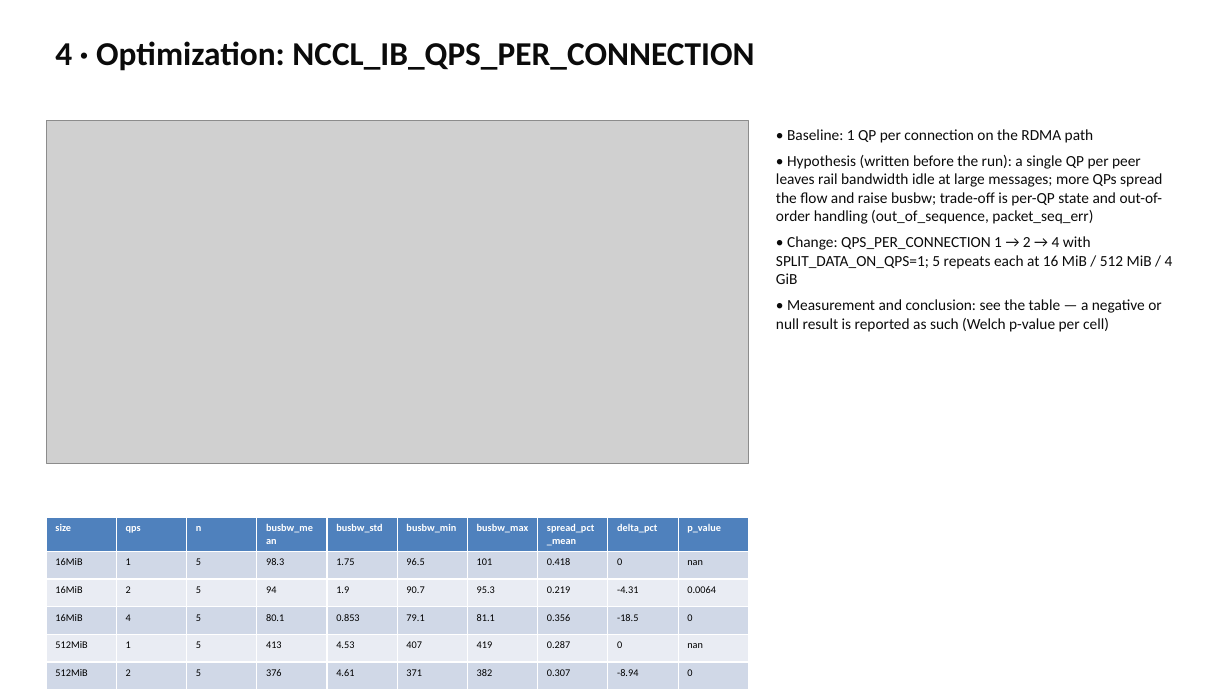
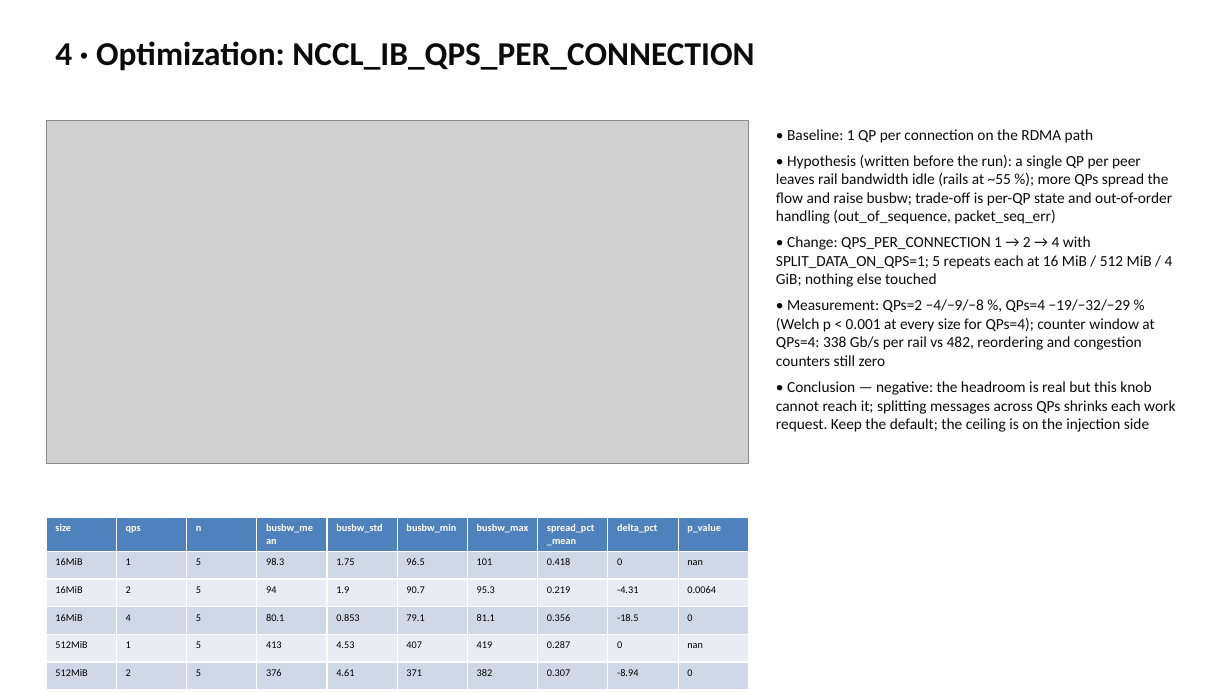
Before and after one commit to drkennetz/nccl_to_training_walkthrough, a slide deck: slide 7 of slides/compass.pptx. Drawn at 1232x693 pixels with LibreOffice and Linux fonts; fonts in the diff are those of the drawing; grey boxes stand for pictures. Boxes give left, top, right and bottom in pixels: in the first picture for what was removed or moved away, otherwise in the second. Text is boxed around its words. In the diff, an @@ line names an element or a change of style, - is before the commit and + after.

```diff
--- a/slides/compass.pptx
+++ b/slides/compass.pptx
@@ text at (776,155,1175,432): text changed @@
-• Hypothesis (written before the run): a single QP per peer leaves rail bandwidth idle at large messages; more QPs spread the flow and raise busbw; trade-off is per-QP state and out-of-order handling (out_of_sequence, packet_seq_err)
-• Change: QPS_PER_CONNECTION 1 → 2 → 4 with SPLIT_DATA_ON_QPS=1; 5 repeats each at 16 MiB / 512 MiB / 4 GiB
-• Measurement and conclusion: see the table — a negative or null result is reported as such (Welch p-value per cell)
+• Hypothesis (written before the run): a single QP per peer leaves rail bandwidth idle (rails at ~55 %); more QPs spread the flow and raise busbw; trade-off is per-QP state and out-of-order handling (out_of_sequence, packet_seq_err)
+• Change: QPS_PER_CONNECTION 1 → 2 → 4 with SPLIT_DATA_ON_QPS=1; 5 repeats each at 16 MiB / 512 MiB / 4 GiB; nothing else touched
+• Measurement: QPs=2 −4/−9/−8 %, QPs=4 −19/−32/−29 % (Welch p < 0.001 at every size for QPs=4); counter window at QPs=4: 338 Gb/s per rail vs 482, reordering and congestion counters still zero
+• Conclusion — negative: the headroom is real but this knob cannot reach it; splitting messages across QPs shrinks each work request. Keep the default; the ceiling is on the injection side
```
Also in this commit, not shown: 2 other slides changed, 6 other files.
